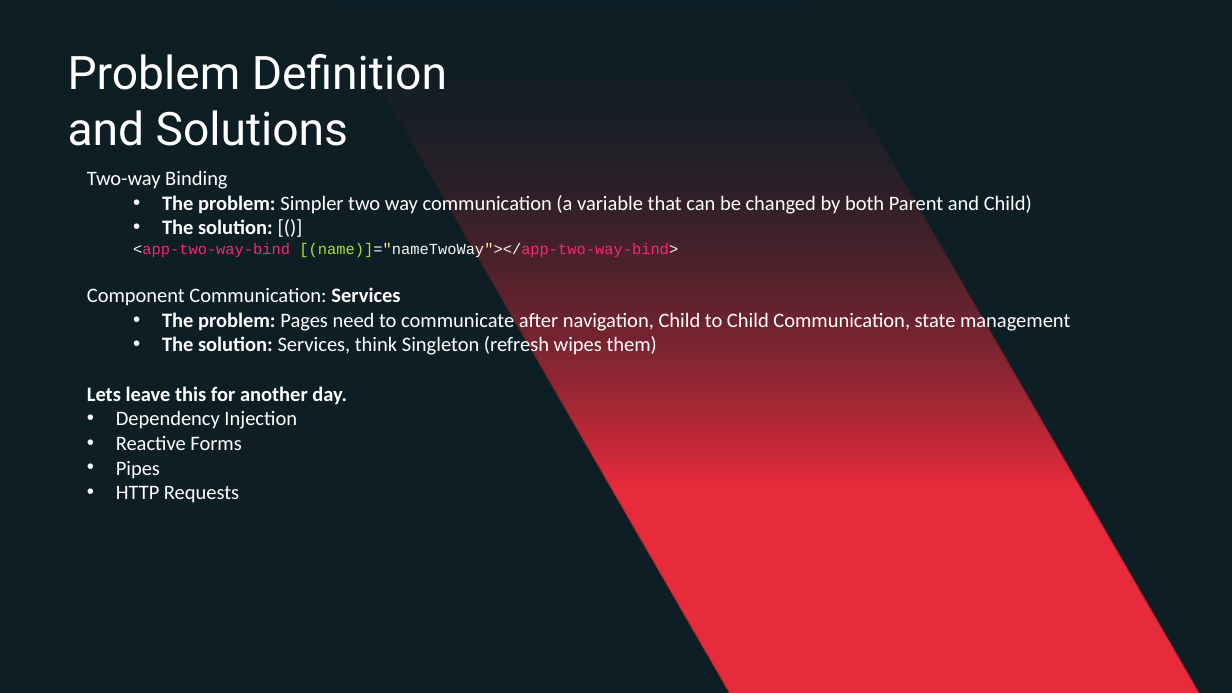
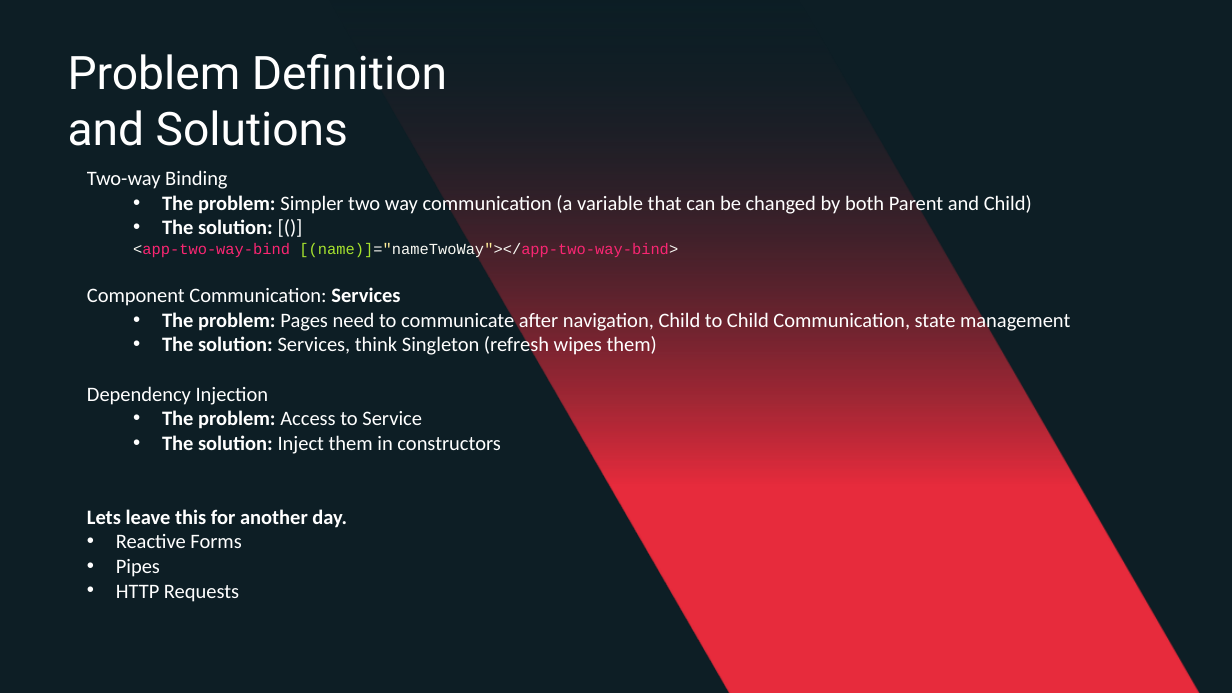
Before and after one commit to EliasKokkinos/Angular-Tutorials, a slide deck: slide 7 of documentation/Presentations/Angular the Basics.pptx. Drawn at 1232x693 pixels with LibreOffice and Linux fonts; fonts in the diff are those of the drawing. Boxes give left, top, right and bottom in pixels: in the first picture for what was removed or moved away, otherwise in the second. Text is boxed around its words. In the diff, an @@ line names an element or a change of style, - is before the commit and + after.

```diff
--- a/documentation/Presentations/Angular the Basics.pptx
+++ b/documentation/Presentations/Angular the Basics.pptx
@@ text at (87,386,500,454): paragraphs added @@
+Dependency Injection
+  • The problem: Access to Service
+  • The solution: Inject them in constructors
@@ text at (116,410,297,429): paragraph removed @@
-• Dependency Injection
```
Also in this commit, not shown: 1 other slide changed.
